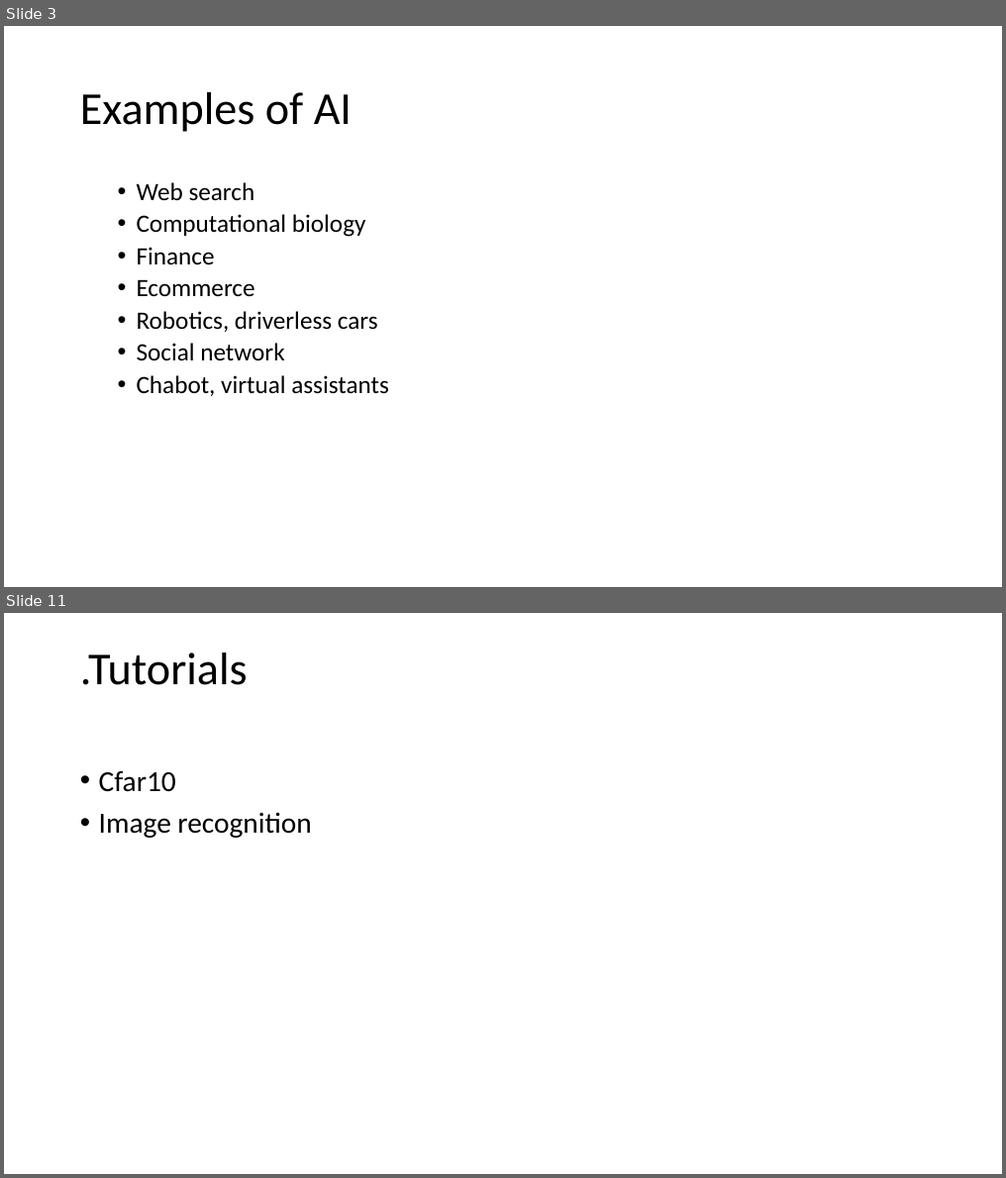
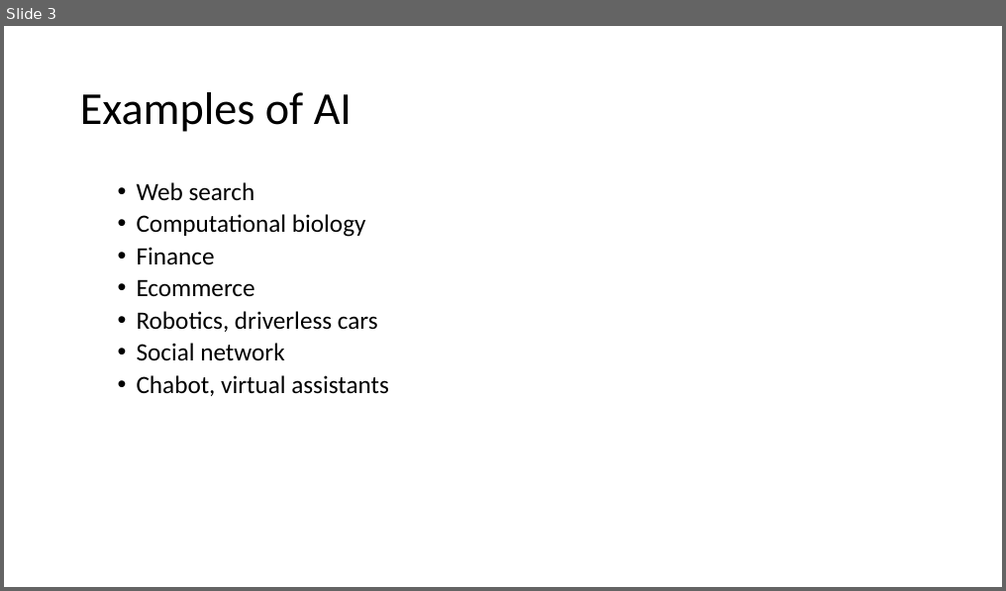
Before and after one commit to Racerxali/Billoo, a slide deck: AI.pptx. Shown one above the other, each under a label of ours: slides 3 and 11 before the commit, slide 3 after it; the slides between them are not shown. The pictures are 1006x1178 and 1006x591 pixels, drawn with LibreOffice and Linux fonts; fonts in the diff are those of the drawing. Boxes give left, top, right and bottom in pixels: in the first picture for what was removed or moved away, otherwise in the second. Text is boxed around its words. In the diff, an @@ line names an element or a change of style, - is before the commit and + after.

```diff
--- a/AI.pptx
+++ b/AI.pptx
@@ slide 11 removed at [4,613,1002,1174], background #FFFFFF @@
@@ title removed at [80,653,248,685] @@
-.Tutorials
@@ text removed at [99,771,311,838] @@
-• Cfar10
-• Image recognition
```
Also in this commit, not shown: 7 slides changed, 1 slide added, 4 other slides removed.
